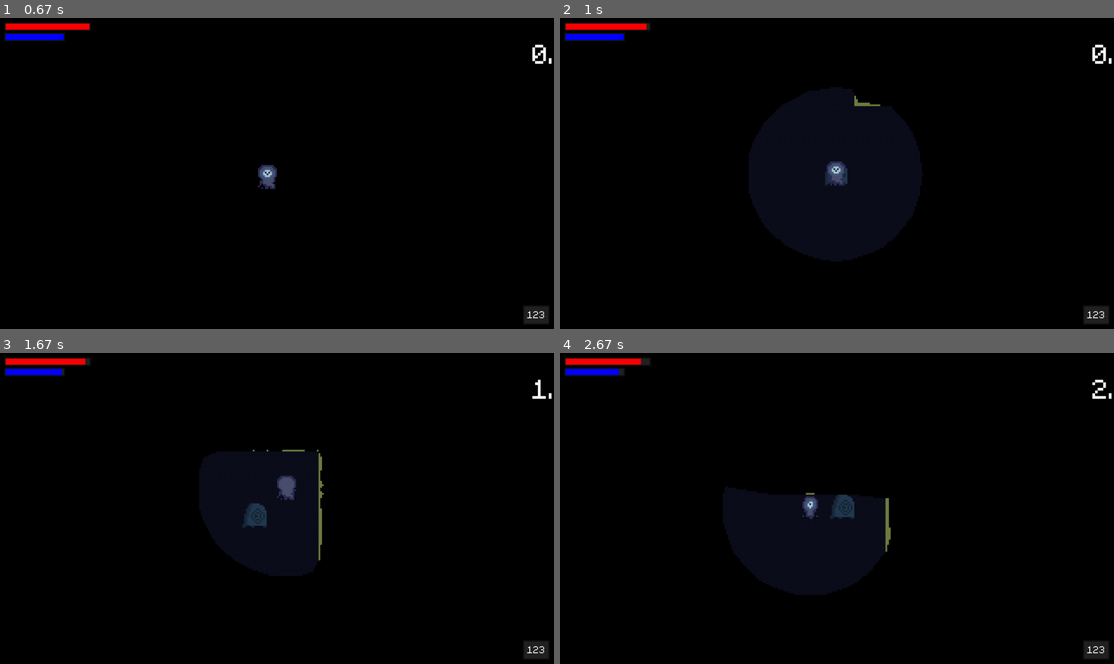
Above: before the commit, frames 1-4 (two rows, left to right).
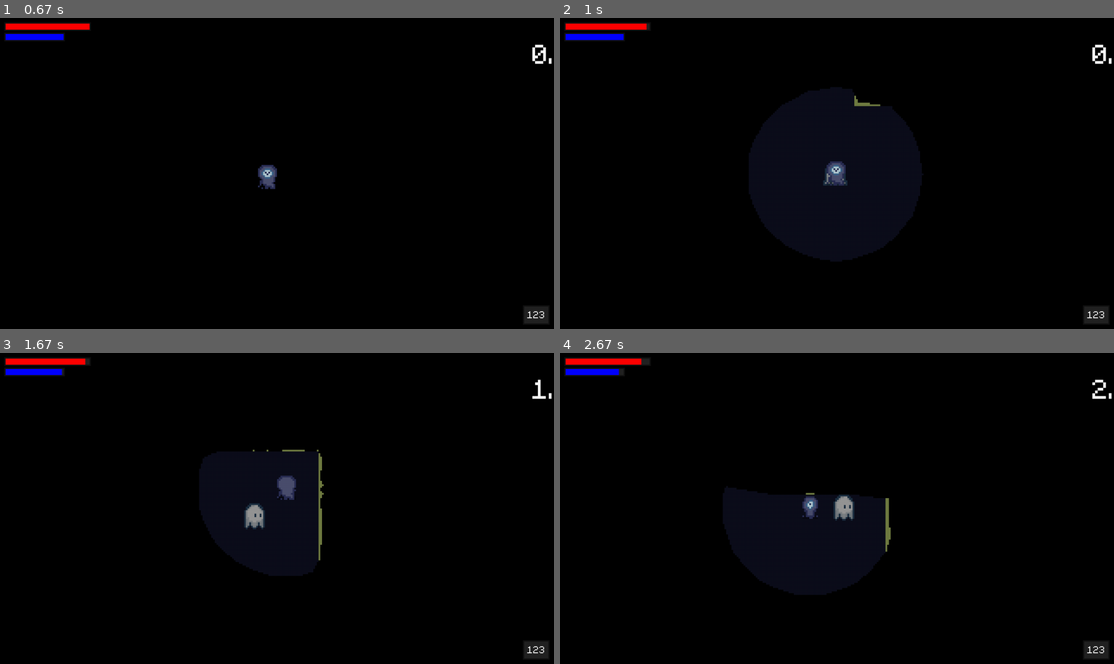
Above: after the commit, the same moments.

Repository: SushiOnToast/pygame-community-spring-jam-2025
Game: pygame game, started from code/main.py
The game is run twice, just before and just after one commit, with the same random seed, the same clock (stepped at 60 frames per second) and the same inputs.
Inputs (mouse positions are in pixels of both pictures, inside the frame that each line leads up to):
- Up to frame 1 (0.67 s): click (277, 154) at 0.38 s
- Up to frame 2 (1 s): tap Space at 0.67 s
- Up to frame 3 (1.67 s): hold D 1-1.47 s; tap Space at 1.07, 1.37, 1.57 s; hold W from 1.5 s (still down)
- Up to frame 4 (2.67 s): release W at 1.8 s; hold D 1.83-2.3 s; tap Space at 1.9, 2.2, 2.4 s; hold A from 2.33 s (still down)

Frame 1 is identical in both runs. In frame 2, less than 0.1% of the frame differs, in the area x 47-52%, y 48-54%; in frame 3, 0.2%, in the area x 43-49%, y 48-57%; in frame 4, 0.2%.

Commit message:
new enemy

Diff:
--- a/code/enemy.py
+++ b/code/enemy.py
@@ -14,7 +14,7 @@
         #graphics setup
         #self.import_graphics(monster_name)
         self.spritesheet = pygame.image.load(
-        "graphics/player/Untitled_Artwork 11.png").convert_alpha()
+        "graphics/player/Untitled_Artwork 12.png").convert_alpha()
         self.animations = import_character_sprites(
             self.spritesheet, self.spritesheet.get_width()/4, self.spritesheet.get_height()/4)
         self.status = "down_idle"
Binary file added: graphics/player/Untitled_Artwork 12.png
